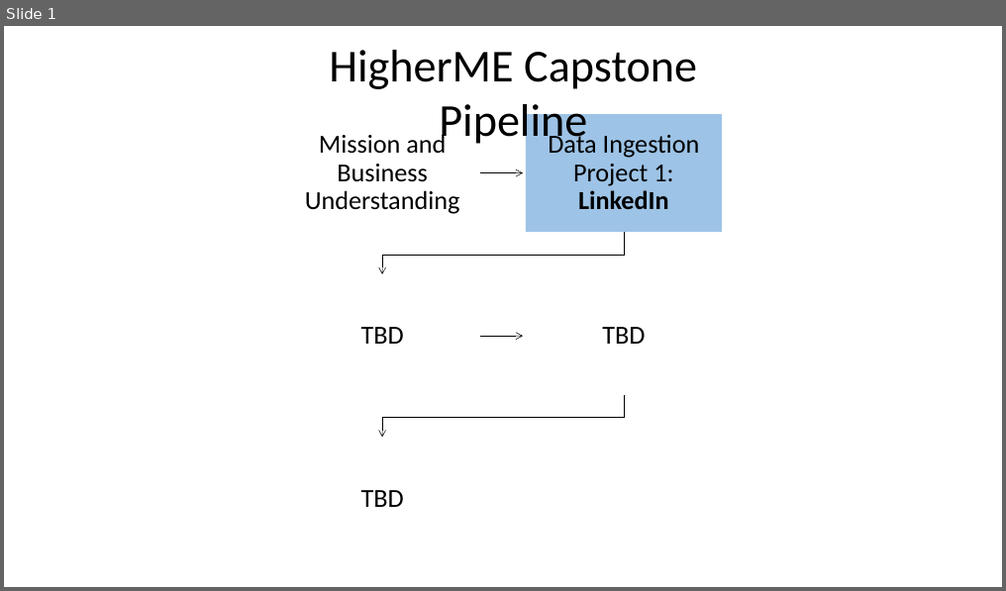
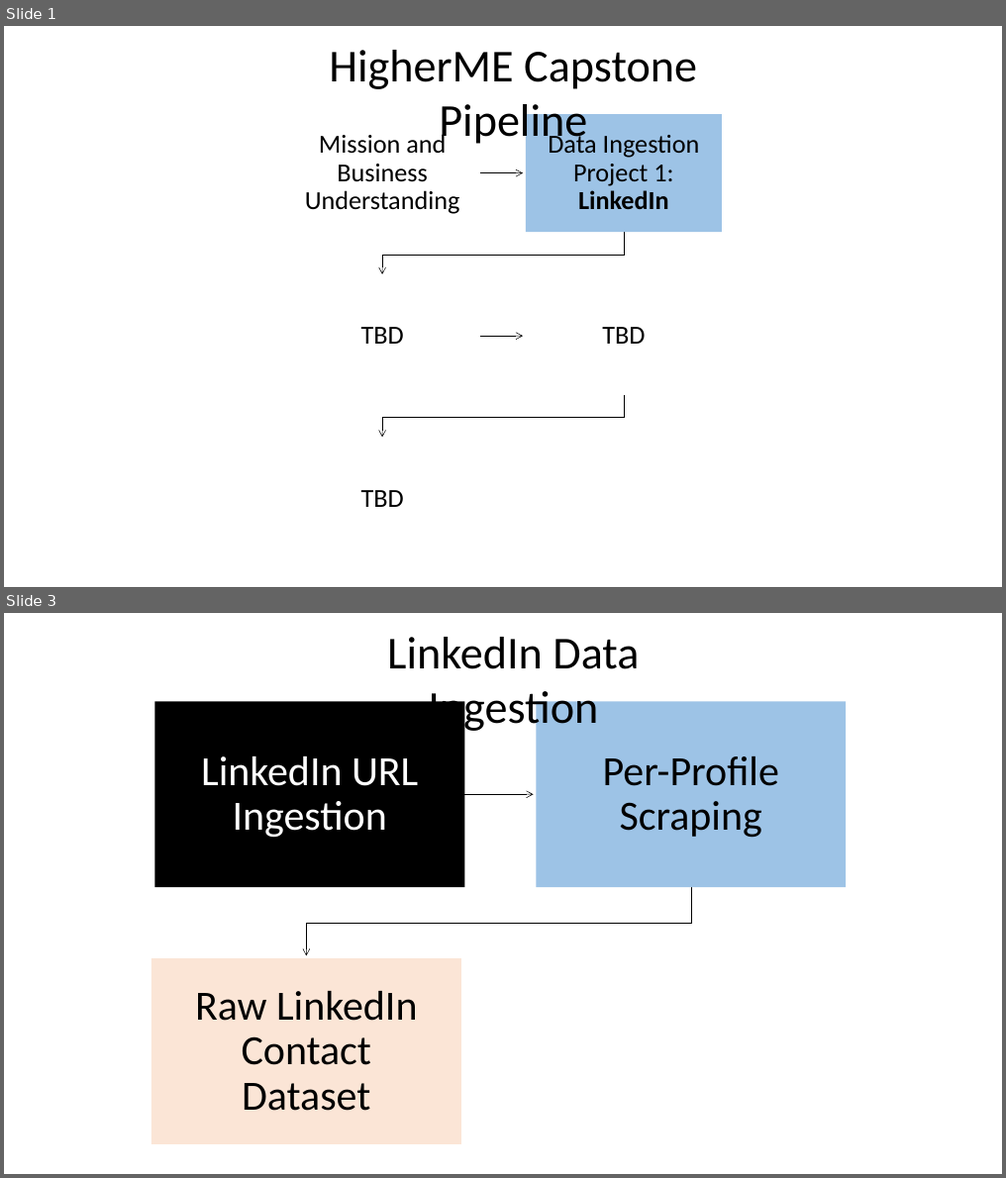
Before and after one commit to kayfilipp/HigherME, a slide deck: pipeline.pptx. Shown one above the other, each under a label of ours: slide 1 before the commit, slides 1 and 3 after it; the slides between them are not shown. The pictures are 1006x591 and 1006x1178 pixels, drawn with LibreOffice and Linux fonts; fonts in the diff are those of the drawing. Boxes give left, top, right and bottom in pixels: in the first picture for what was removed or moved away, otherwise in the second. Text is boxed around its words. In the diff, an @@ line names an element or a change of style, - is before the commit and + after.

```diff
--- a/pipeline.pptx
+++ b/pipeline.pptx
@@ slide 3 added at [4,613,1002,1174], background #FFFFFF @@
@@ text added at [387,637,639,735], 44 pt, text #000000 @@
+LinkedIn Data Ingestion
@@ group added at [152,701,846,1145]: 3 rectangles, 3 texts, 2 freeform shapes @@
+LinkedIn URL Ingestion
+Per-Profile Scraping
+Raw LinkedIn Contact Dataset
```
Also in this commit, not shown: 1 other slide added, 1 other file.
